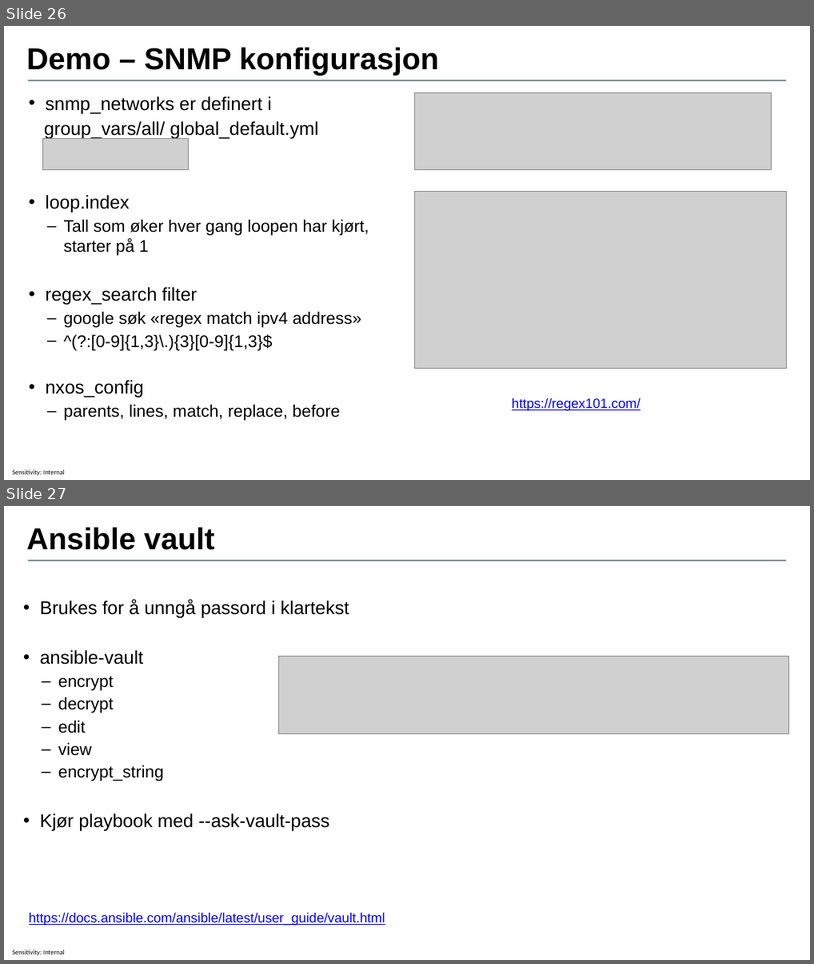
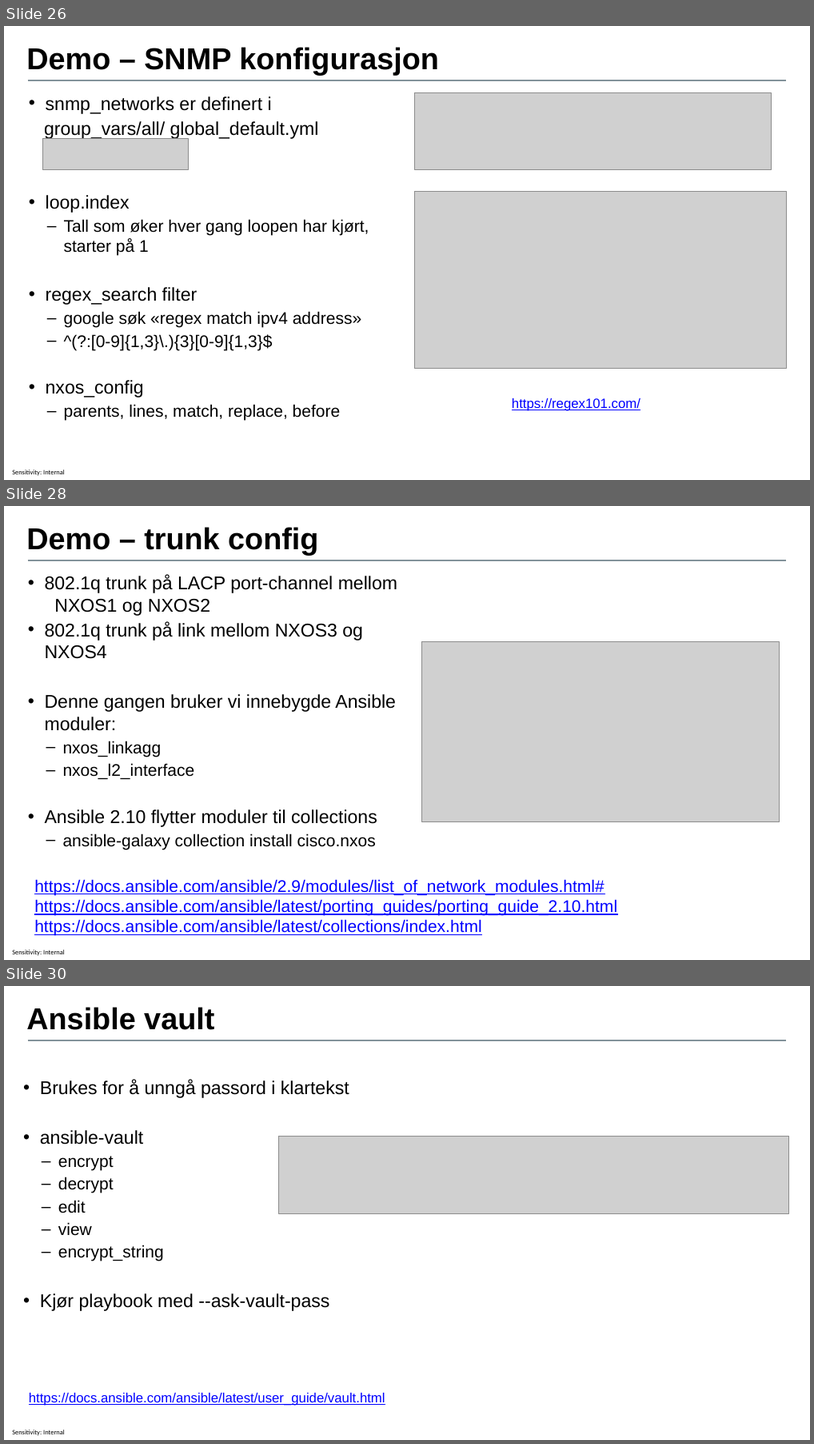
Before and after one commit to ToreAndreAsheim/tech-thursday, a slide deck: 2020-09-17_Ansible_for_nettverksautomasjon/Ansible for nettverksautomasjon.pptx. Shown one above the other, each under a label of ours: slides 26 and 27 before the commit, slides 26, 28 and 30 after it; the slides between them are not shown. The pictures are 814x964 and 814x1444 pixels, drawn with LibreOffice and Linux fonts; fonts in the diff are those of the drawing; grey boxes stand for pictures; background and template pictures are left out. Boxes give left, top, right and bottom in pixels: in the first picture for what was removed or moved away, otherwise in the second. Text is boxed around its words. In the diff, an @@ line names an element or a change of style, - is before the commit and + after.

```diff
--- a/2020-09-17_Ansible_for_nettverksautomasjon/Ansible for nettverksautomasjon.pptx
+++ b/2020-09-17_Ansible_for_nettverksautomasjon/Ansible for nettverksautomasjon.pptx
@@ slide 28 added at (4,506,810,960), background #FFFFFF; not listed: 2 template elements that a slide beside it also shows @@
@@ title added at (26,527,318,555), 36 pt, text #000000, bold @@
+Demo – trunk config
@@ text added at (45,575,398,849), 22 pt, text #000000 @@
+• 802.1q trunk på LACP port-channel mellom NXOS1 og NXOS2
+• 802.1q trunk på link mellom NXOS3 og NXOS4
+• Denne gangen bruker vi innebygde Ansible moduler:
+  – nxos_linkagg
+  – nxos_l2_interface
+• Ansible 2.10 flytter moduler til collections
+  – ansible-galaxy collection install cisco.nxos
@@ picture added at (422,641,779,821) @@
@@ text added at (34,879,618,936), 20 pt, text #0000FF, underline @@
+https://docs.ansible.com/ansible/2.9/modules/list_of_network_modules.html#
+https://docs.ansible.com/ansible/latest/porting_guides/porting_guide_2.10.html
+https://docs.ansible.com/ansible/latest/collections/index.html
@@ what was slide 27 is now slide 30 @@
```
Also in this commit, not shown: 5 slides changed, 2 other slides added, 8 other files.
